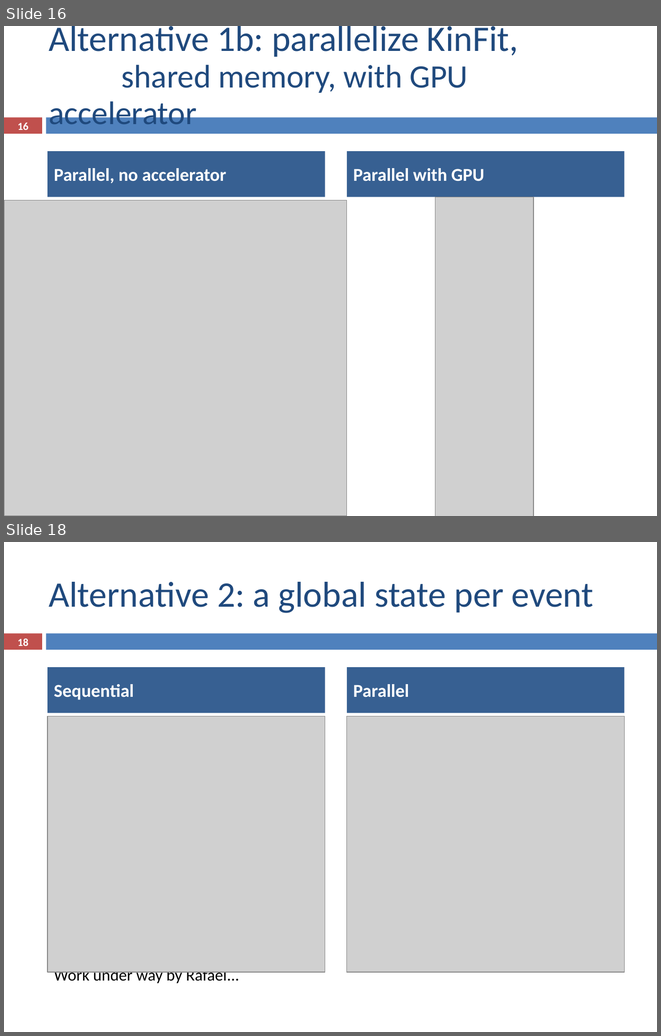
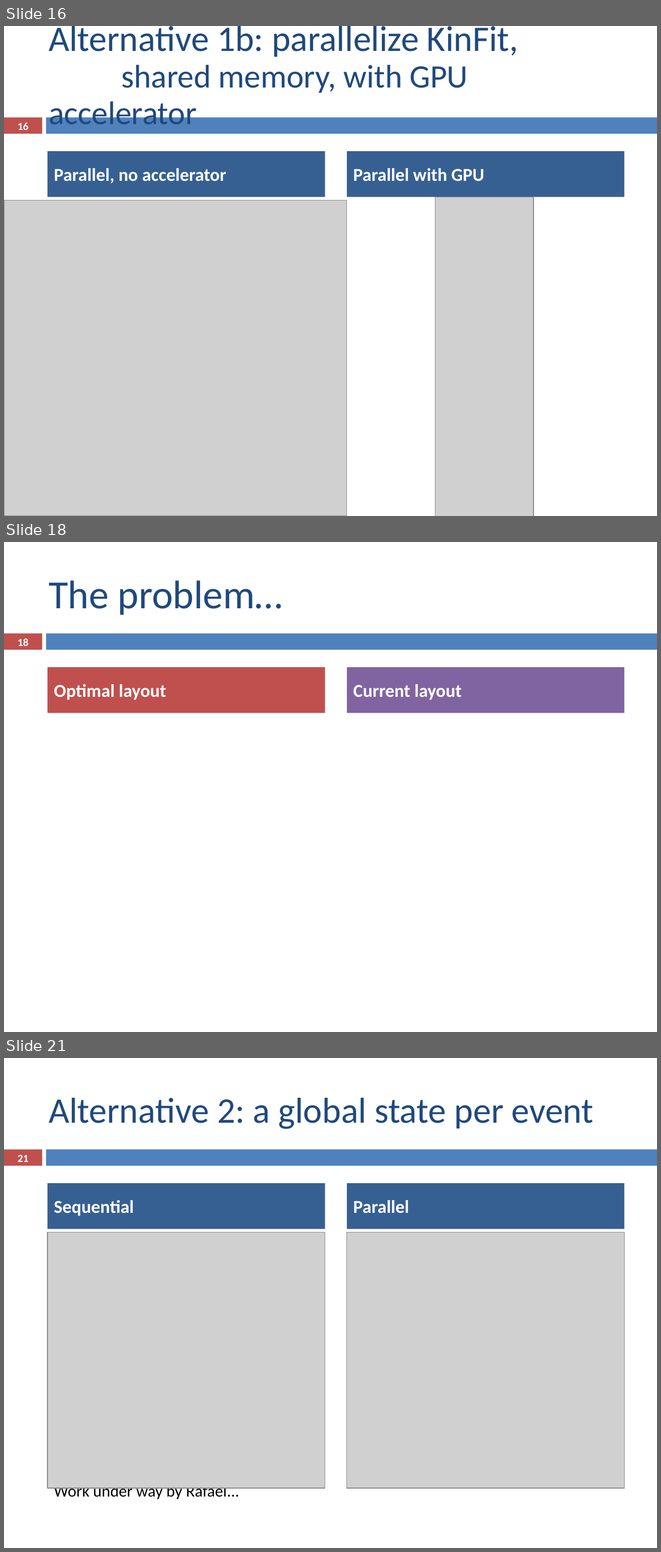
Before and after one commit to ampereira/mscthesis-liptool, a slide deck: doc/partial presentation/partial_presentation.pptx. Shown one above the other, each under a label of ours: slides 16 and 18 before the commit, slides 16, 18 and 21 after it; the slides between them are not shown. The pictures are 661x1036 and 661x1552 pixels, drawn with LibreOffice and Linux fonts; fonts in the diff are those of the drawing; grey boxes stand for pictures. Boxes give left, top, right and bottom in pixels: in the first picture for what was removed or moved away, otherwise in the second. Text is boxed around its words. In the diff, an @@ line names an element or a change of style, - is before the commit and + after.

```diff
--- a/doc/partial presentation/partial_presentation.pptx
+++ b/doc/partial presentation/partial_presentation.pptx
@@ slide 18 added at [4,542,657,1032], background #FFFFFF; not listed: 2 template elements that a slide beside it also shows @@
@@ title added at [49,580,282,615], 44 pt, text #1F497D @@
+The problem…
@@ page number added at [18,638,29,646], 11.9 pt, text #FFFFFF, bold @@
+18
@@ text added at [48,668,325,713], fill #C0504D, 20 pt, text #FFFFFF, bold @@
+Optimal layout
@@ text added at [347,668,624,713], fill #8064A2, 20 pt, text #FFFFFF, bold @@
+Current layout
@@ what was slide 18 is now slide 21 @@
@@ page number at [18,1154,29,1162]: text changed @@
-18
+21
```
Also in this commit, not shown: 1 slide changed, 4 other slides added, 3 other files.
